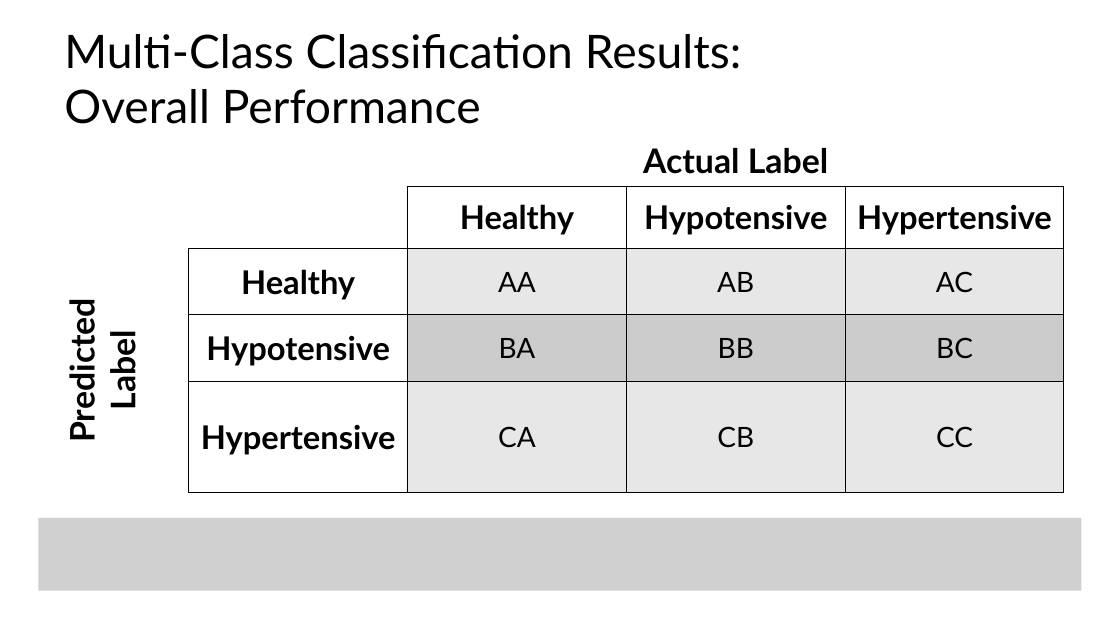
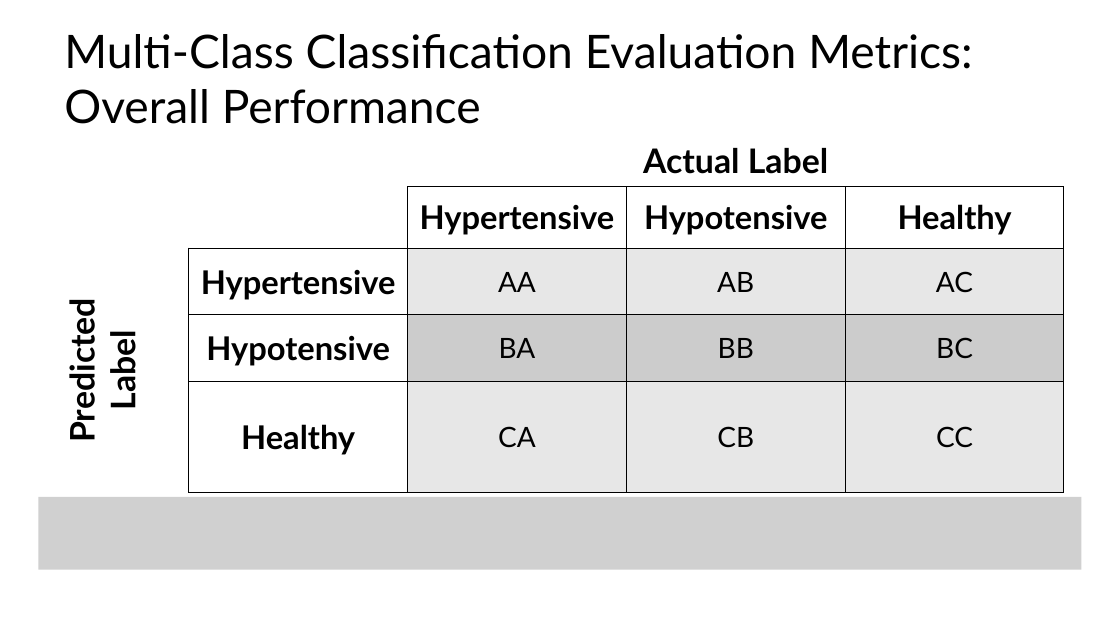
Before and after one commit to C4M-UofT/C4M-UofT.github.io, a slide deck: slide 63 of lectures/module3/3-1_ml_workflow/MachineLearning_tutorial.pptx (slide 58 before the commit). Drawn at 1120x630 pixels with LibreOffice and Linux fonts; fonts in the diff are those of the drawing; grey boxes stand for pictures. Boxes give left, top, right and bottom in pixels: in the first picture for what was removed or moved away, otherwise in the second. Text is boxed around its words. In the diff, an @@ line names an element or a change of style, - is before the commit and + after.

```diff
--- a/lectures/module3/3-1_ml_workflow/MachineLearning_tutorial.pptx
+++ b/lectures/module3/3-1_ml_workflow/MachineLearning_tutorial.pptx
@@ title at (64, 34, 972, 124): text changed @@
-Multi-Class Classification Results:
-Overall Performance
+Multi-Class Classification Evaluation Metrics:
+Overall Performance
@@ table at (56, 135, 1063, 459) @@
-row 2, column 3: Healthy
+row 2, column 3: Hypertensive
-row 2, column 5: Hypertensive
+row 2, column 5: Healthy
-row 3, column 2: Healthy
+row 3, column 2: Hypertensive
-row 5, column 2: Hypertensive
+row 5, column 2: Healthy
@@ picture: place and size @@
-picture at (39, 518, 1082, 591)
+picture at (39, 497, 1082, 570)
```
Also in this commit, not shown: 26 other slides changed, 6 slides added, 1 other file.
